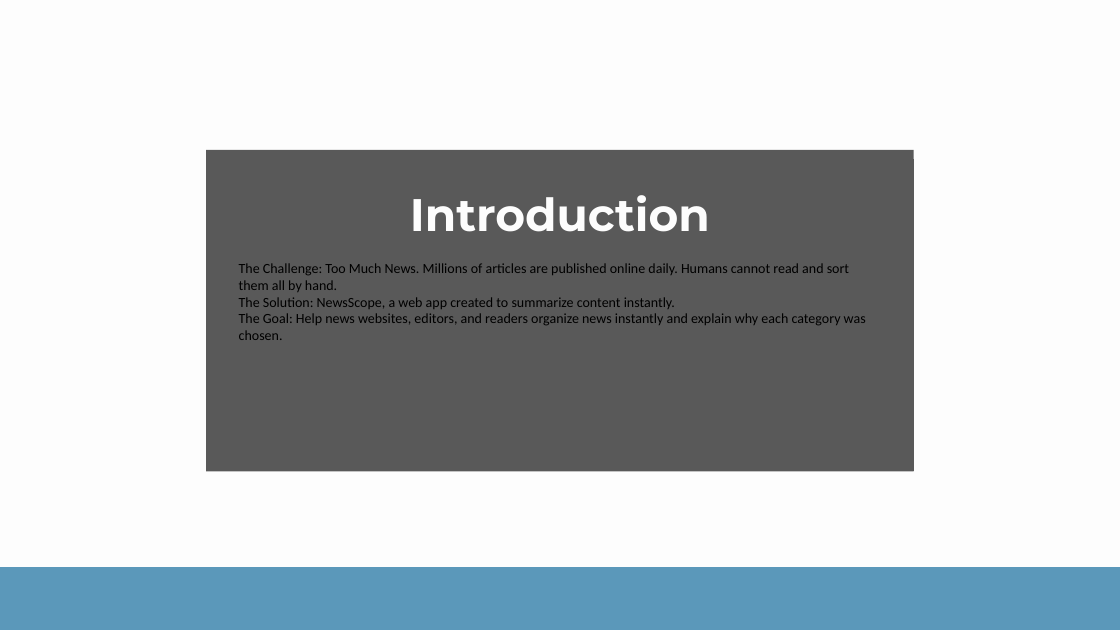
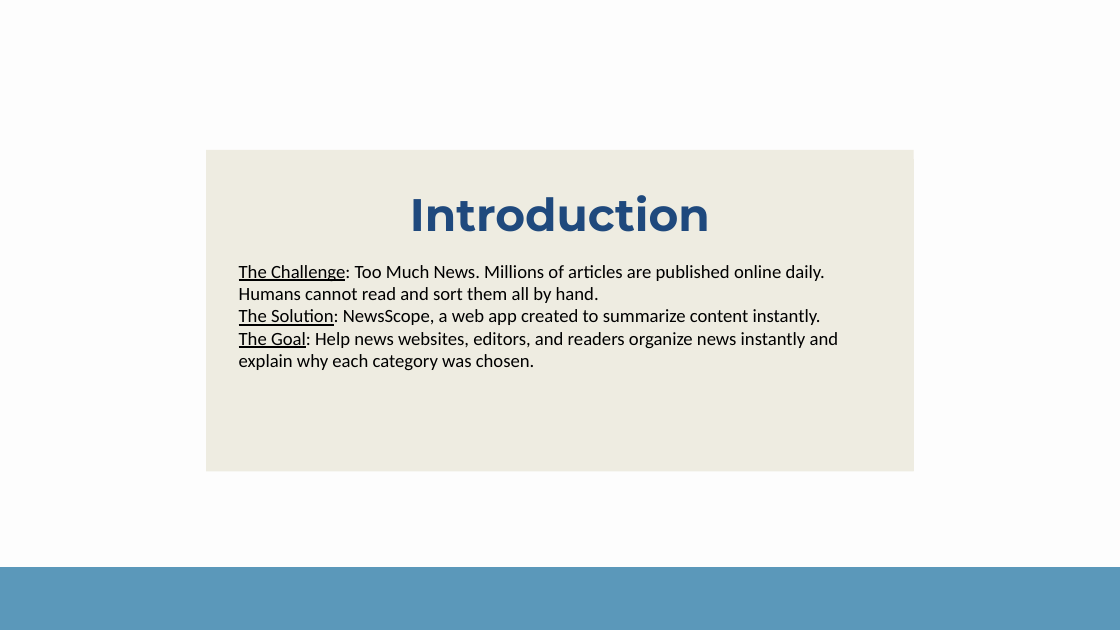
Before and after one commit to Abhijeet0848/NewsLens, a slide deck: slide 3 of docs/NewsScope_Presentation.pptx. Drawn at 1120x630 pixels with LibreOffice and Linux fonts; fonts in the diff are those of the drawing. Boxes give left, top, right and bottom in pixels: in the first picture for what was removed or moved away, otherwise in the second. Text is boxed around its words. In the diff, an @@ line names an element or a change of style, - is before the commit and + after.

```diff
--- a/docs/NewsScope_Presentation.pptx
+++ b/docs/NewsScope_Presentation.pptx
@@ freeform shape at [206,158,913,471]: fill #595959 to #EEECE1 @@
@@ rectangle at [206,150,913,471]: fill #595959 to #EEECE1 @@
@@ text "Introduction" at [410,195,710,232]: text colour #FDFDFD to #1F497D @@
@@ text "The Challenge: Too Much News. ..." at [239,265,839,371]: size 18 to 24 pt; underline on in "The Challenge:", "The Solution:", "The Goal:" @@
```
Also in this commit, not shown: 3 other slides changed, 9 other files.
